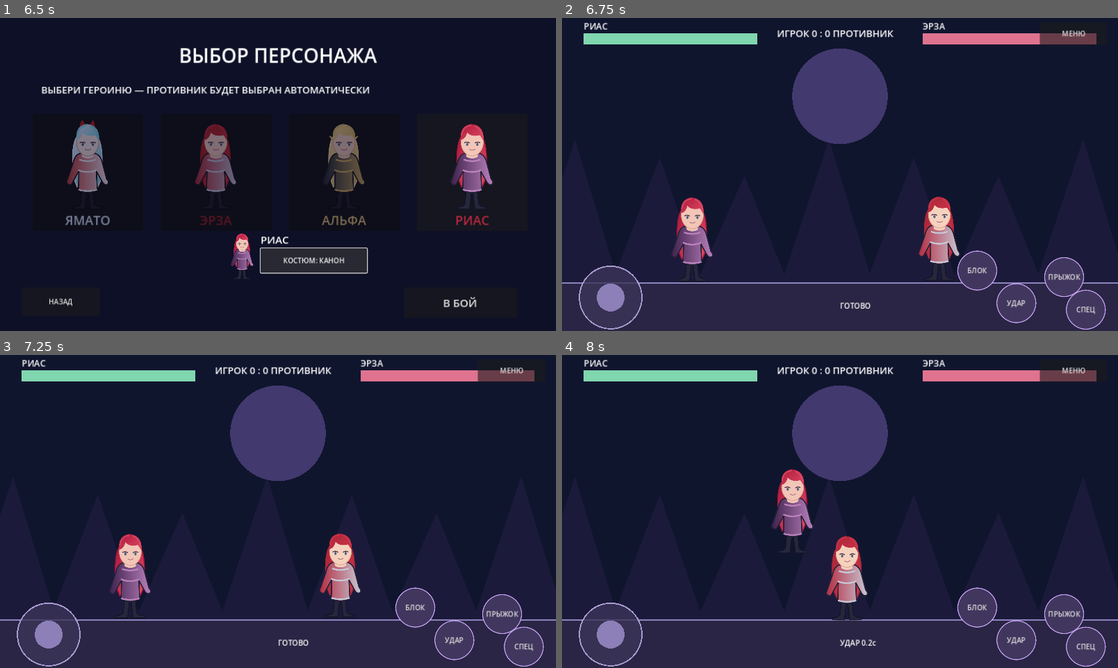
Above: before the commit, frames 1-4 (two rows, left to right).
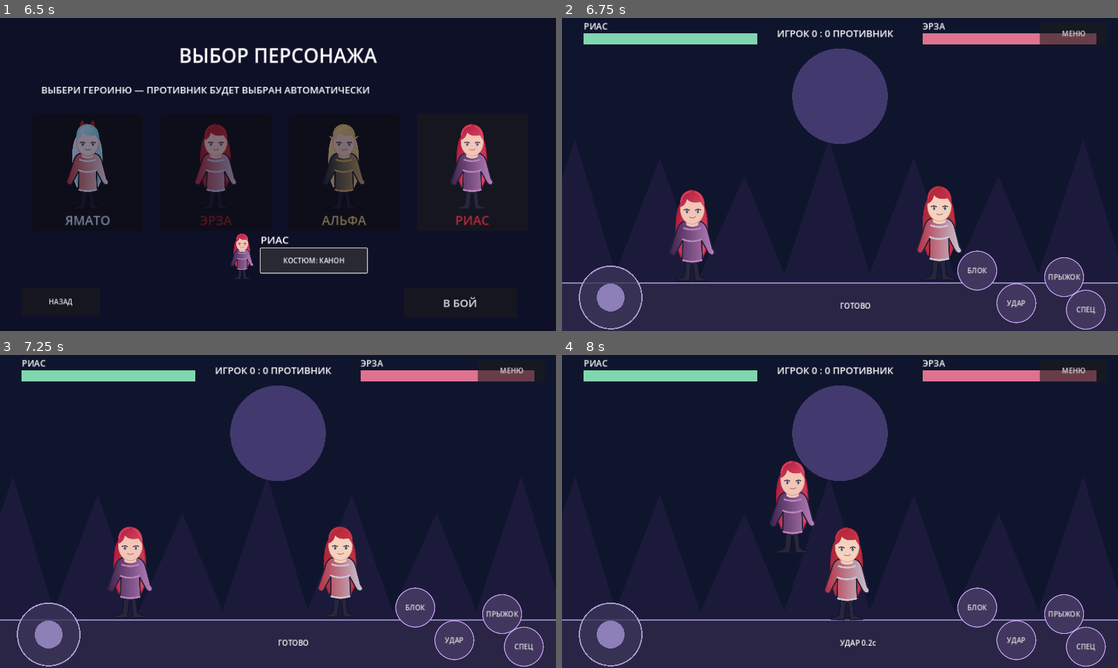
Above: after the commit, the same moments.

Repository: PerchikHot/Eclipse-Arena-
Game: Godot game, scene res://scenes/Main.tscn
Two runs of this game, one before a commit and one after it. Both use one fixed random seed, a clock stepped at 60 frames per second and the inputs below.
Inputs (mouse positions are in pixels of both pictures, inside the frame that each line leads up to):
- Up to frame 1 (6.5 s): click "⚔ БЫСТРЫЙ БОЙ" at 0.5 s; click "ЯМАТО" at 1.25 s; click "ЭРЗА" at 2 s; click "АЛЬФА" at 2.75 s; click "РИАС" at 3.5 s; click "КОСТЮМ: КАНОН" at 4.25 s; click "КОСТЮМ: БОЕВОЙ" at 5 s; click "КОСТЮМ: ПЛЯЖНЫЙ" at 5.75 s
- Up to frame 2 (6.75 s): click "В БОЙ" at 6.5 s
- Up to frame 3 (7.25 s): no input
- Up to frame 4 (8 s): move the mouse to (962, 495) at 7.27 s; hold D from 7.28 s (still down); hold J from 7.28 s (still down); click (962, 495) at 7.42 s; tap Space at 7.52 s

Frame 1 is identical in both runs. In frame 2, 1.5% of the frame differs, in the area x 19-72%, y 53-79%; in frame 3, 1.4%; in frame 4, 1.5%.

Commit message:
Improve fighter animation scale and isolate costume styling to player

Diff:
--- a/scripts/main.gd
+++ b/scripts/main.gd
@@ -495,12 +495,14 @@
         return
     var bob := sin(animation_clock * 12.0) * 3.0 if absf(motion) > 0.1 else sin(animation_clock * 2.0) * 1.7
     var direction := 1.0 if face_right else -1.0
-    var body_height := 216.0
-    var body_width := 134.0
+    var body_height := 235.0
+    var body_width := 145.0
     var lean := attack_fx * 95.0 * direction - hit_fx * 80.0 * direction
+    var squash := 1.0 + 0.035 * sin(animation_clock * 9.0) if absf(motion) > 0.1 else 1.0
+    body_height *= squash
     var destination := Rect2(origin.x - body_width * 0.5 + lean, origin.y - body_height - bob, body_width, body_height)
     var costume_tint := Color.WHITE
-    if fighter_id == selected_fighter:
+    if fighter_id == selected_fighter and origin.x == x_left:
         if selected_costume == 1:
             costume_tint = Color("#d5ddff")
         elif selected_costume == 2:
